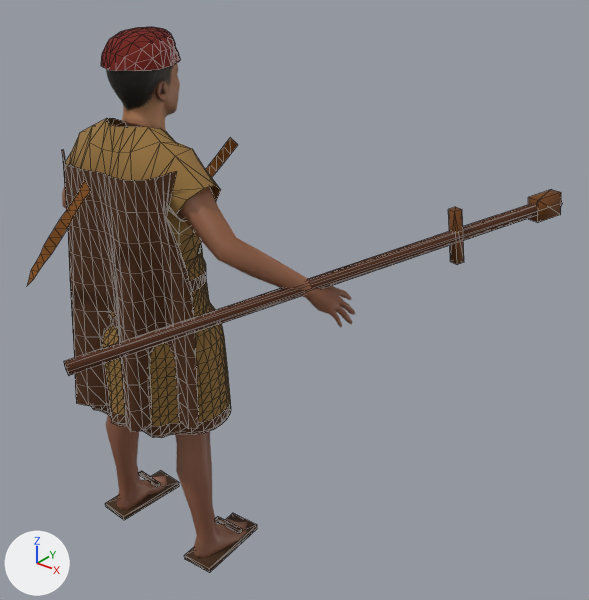
The glTF model campaigns/01_pachacutec/assets/models/pch_npc_farmer.glb, before and after one commit.
Before and after are seen from a 50 mm lens placed at (1.609, -1.349, 1.822), pointed at (0.24, 0.361, 0.761). Arrows for +X, +Y and +Z are at lower left; the lights stay in place. The first picture is the older version. Mesh edges are drawn as thin lines on the coarser meshes. Where no turn or scale is listed for an object, it has been applied to the vertices. Vertices at exactly the same position are counted once.

In view in the first picture: 'body', 'clothes', 'head', 'headwear', 'tool'.
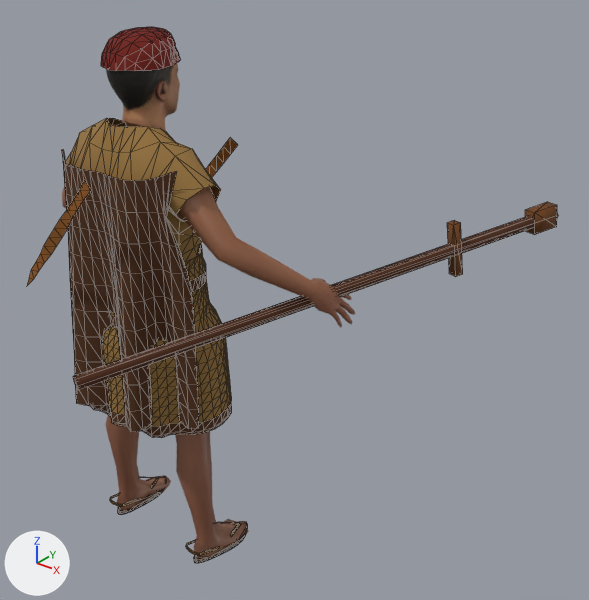
The change in detail:
me_clothes is used by ob_clothes; location (0.0, 0.0, 0.0).
me_clothes had 1375 vertices, 2476 faces and spanned x -0.256..0.256, y -0.241..0.284, z 0.0..1.328.
me_clothes now has 1531 vertices, 2692 faces and spans x -0.256..0.256, y -0.241..0.284, z 0.001..1.328.
me_clothes part 1: the loose piece of 8 vertices spanning x 0.126..0.241, y -0.058..0.186, z 0.0..0.016 is rebuilt with 48 vertices and now spans x 0.143..0.228, y -0.049..0.174, z 0.001..0.014.
me_clothes part 2: the loose piece of 8 vertices spanning x -0.241..-0.126, y -0.058..0.186, z 0.0..0.016 is rebuilt with 48 vertices and now spans x -0.228..-0.143, y -0.049..0.174, z 0.001..0.014.
me_clothes part 3: a new loose piece of 22 vertices spanning x -0.217..-0.144, y -0.063..0.026, z 0.03..0.059, in mat_pch_cloth.
me_clothes part 4: a new loose piece of 22 vertices spanning x 0.144..0.217, y -0.063..0.026, z 0.03..0.059, in mat_pch_cloth.
me_clothes part 5: 247 vertices moved from x -0.236..0.236, y -0.137..0.196, z 0.488..0.77 to x -0.237..0.236, y -0.137..0.196, z 0.489..0.769.
me_clothes part 6: 8 vertices removed from x -0.234..-0.133, y 0.087..0.107, z 0.049..0.059; 24 vertices added at x -0.226..-0.143, y 0.064..0.145, z 0.029..0.058.
me_clothes part 7: 8 vertices removed from x 0.133..0.234, y 0.087..0.107, z 0.049..0.059; 24 vertices added at x 0.141..0.226, y 0.064..0.145, z 0.029..0.058.
me_tool is used by ob_tool; location (0.0, 0.0, 0.0).
me_tool had 30 vertices, 38 faces and spanned x 0.175..0.786, y -0.42..0.971, z 0.847..1.062.
me_tool now has 30 vertices, 38 faces and spans x 0.174..0.77, y -0.4..0.997, z 0.798..1.013.
me_tool part 8: the whole mesh is multiplied about its middle by the matrix ((1.0, -0.011, -0.001), (0.011, 1.0, 0.001), (0.001, -0.001, 1.0)), then moved by (-0.008, 0.023, -0.049).

Where the change shows, as pixel boxes [x1, y1, x2, y2] in the pictures (589 x 600 px; the box of a moved part takes in the faces that stretch with it):
'clothes', reshaped
    before: [27, 118, 257, 573]
    after: [27, 118, 248, 563]
'tool', reshaped
    before: [64, 189, 562, 376]
    after: [73, 202, 558, 390]
part 1 of me_clothes, rebuilt (26% narrower, 34% shorter)
    before: [184, 513, 257, 573]
    after: [194, 524, 248, 563]
part 2 of me_clothes, rebuilt
    before: [105, 471, 179, 520]
    after: [118, 492, 162, 515]
part 3 of me_clothes, added
    after: [110, 494, 141, 507]
part 4 of me_clothes, added
    after: [186, 539, 220, 556]
part 5 of me_clothes, moved or reshaped
    before: [91, 303, 231, 435]
    after: [91, 303, 232, 435]
part 6 of me_clothes, cut back
    before: [139, 471, 160, 487]
    after: [140, 477, 159, 489]
part 7 of me_clothes, cut back
    before: [215, 516, 242, 534]
    after: [217, 522, 241, 537]
